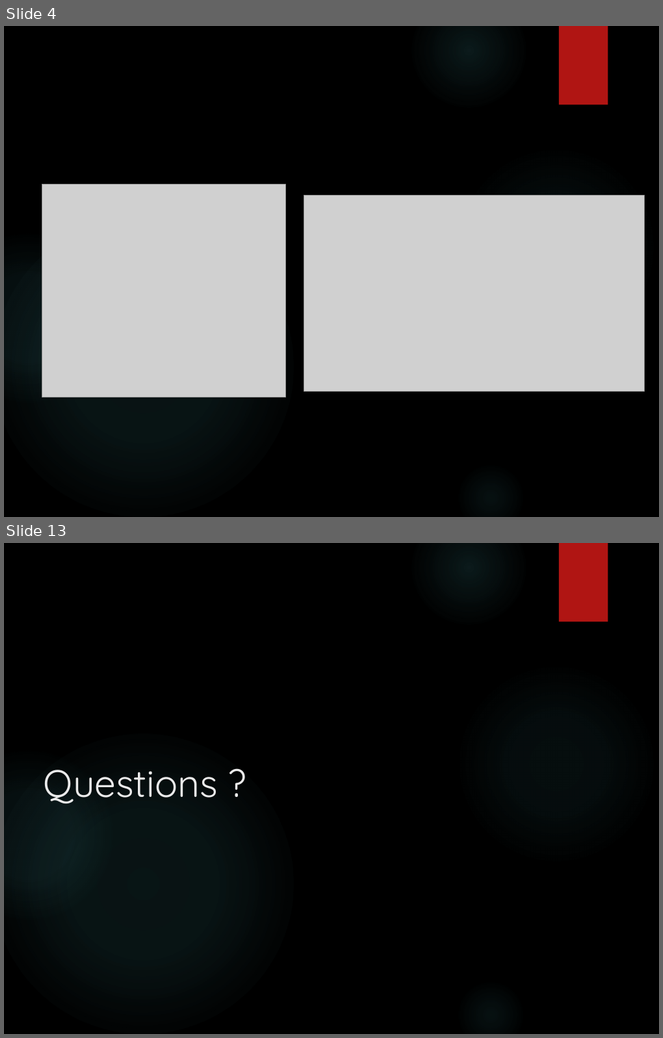
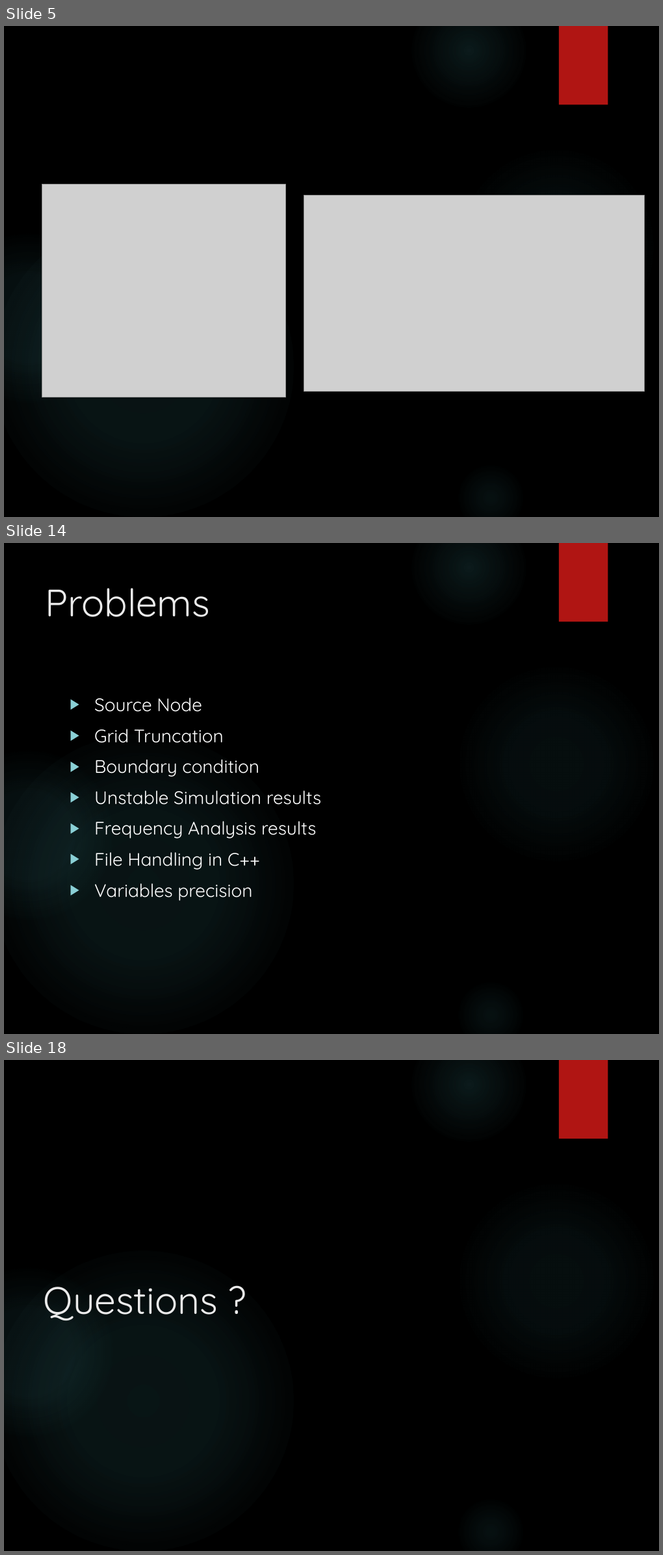
Before and after one commit to junaidnasir/gpu-em-nim, a slide deck: FYP_Defense_Presentation/FYP-1_presentation.pptx. Shown one above the other, each under a label of ours: slides 4 and 13 before the commit, slides 5, 14 and 18 after it; the slides between them are not shown. The pictures are 663x1038 and 663x1555 pixels, drawn with LibreOffice and Linux fonts; fonts in the diff are those of the drawing; grey boxes stand for pictures; background and template pictures are left out. Boxes give left, top, right and bottom in pixels: in the first picture for what was removed or moved away, otherwise in the second. Text is boxed around its words. In the diff, an @@ line names an element or a change of style, - is before the commit and + after.

```diff
--- a/FYP_Defense_Presentation/FYP-1_presentation.pptx
+++ b/FYP_Defense_Presentation/FYP-1_presentation.pptx
@@ slide 14 added at <box>4,543,659,1034</box>, background picture (left out); not listed: 6 template elements that a slide beside it also shows @@
@@ title added at <box>45,588,210,617</box>, 42 pt, text #EBEBEB @@
+Problems
@@ text added at <box>94,698,321,901</box>, 20 pt, text #FFFFFF @@
+▶ Source Node
+▶ Grid Truncation
+▶ Boundary condition
+▶ Unstable Simulation results
+▶ Frequency Analysis results
+▶ File Handling in C++
+▶ Variables precision
@@ what was slide 4 is now slide 5 @@
@@ what was slide 13 is now slide 18 @@
```
Also in this commit, not shown: 11 slides changed, 4 other slides added.
